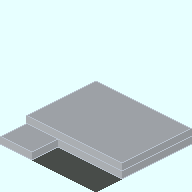
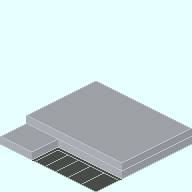
Layered file, before and after one edit (192x192). Changes by layer:
painted on "Base_Plate_3x3.png" over [34, 150, 120, 192]
